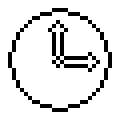
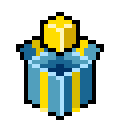
Two versions of the same layered image (128x128). Layer-by-layer changes:
renamed "New Layer#3" to "tabs", hid it, painted on it over [8, 8, 112, 120]
showed "New Layer#4", moved it above "downloads#1", painted on it over [12, 12, 108, 108]
renamed "New Layer#2" to "downloads#1", showed it, painted on it over [16, 28, 108, 120]
